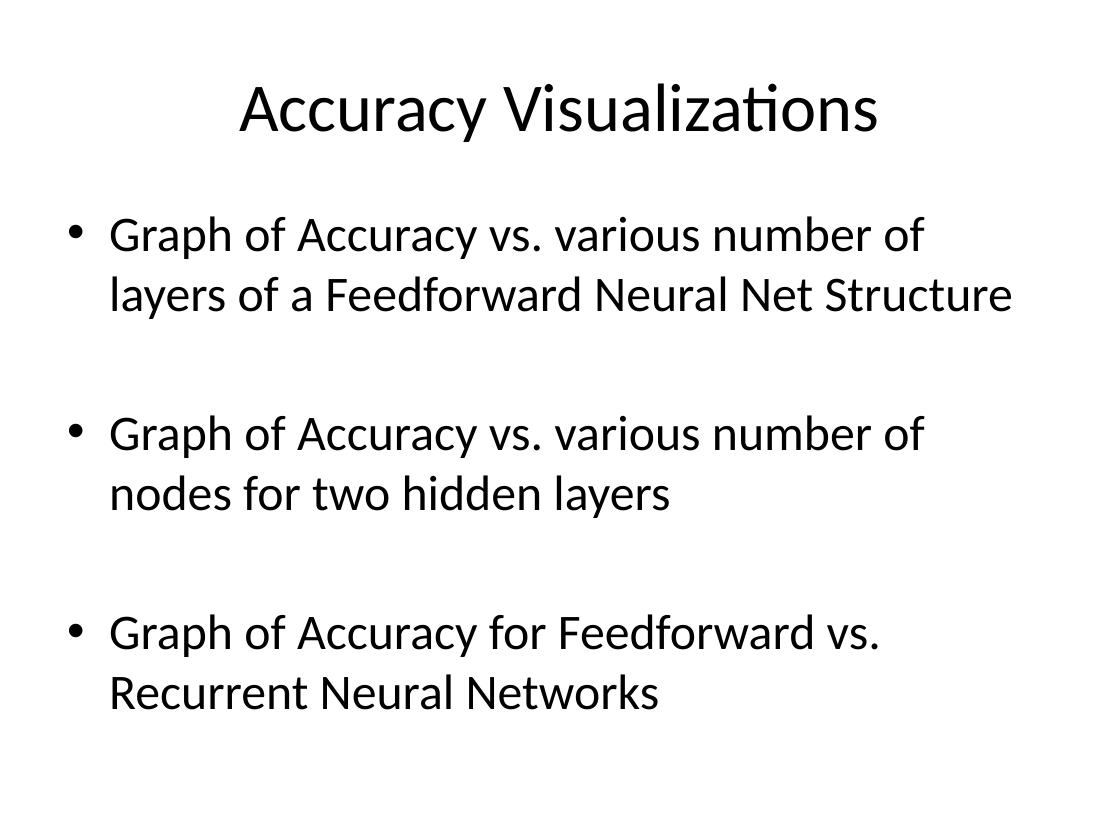
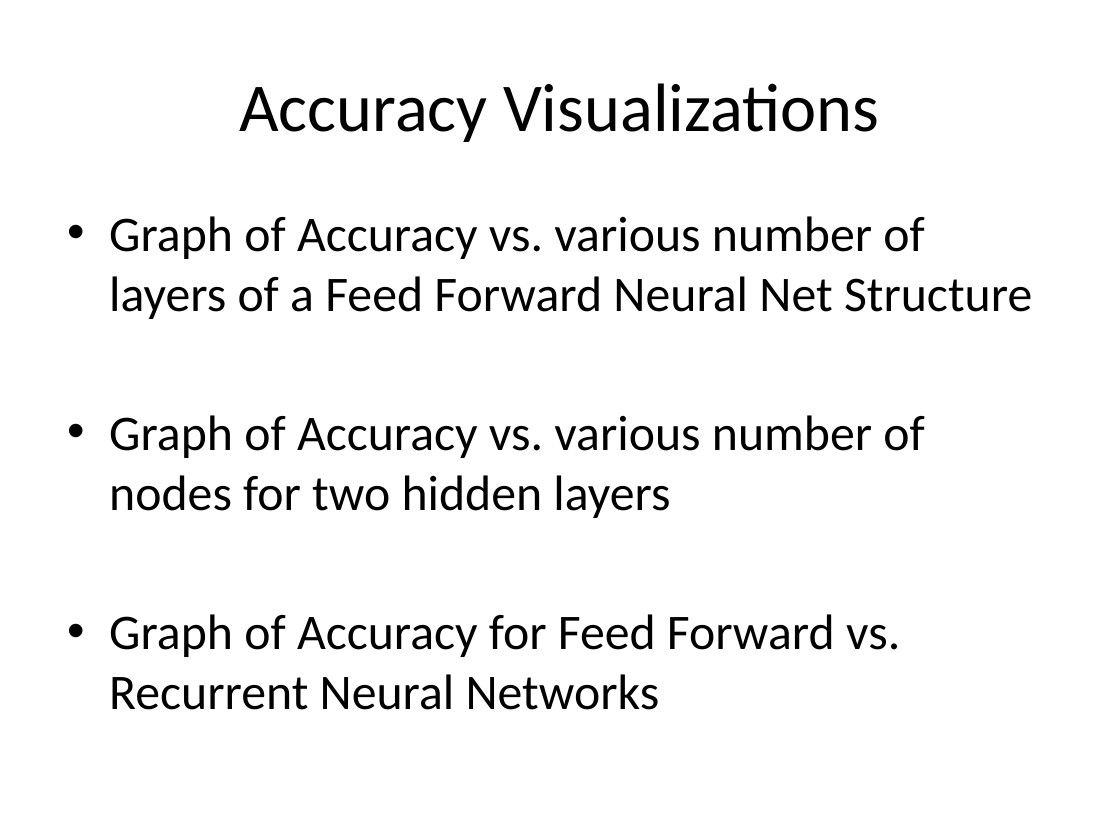
Before and after one commit to wilkung/Predicting_Markets_with_Neural_Nets, a slide deck: slide 11 of Kojack_Presentation.pptx (slide 7 before the commit). Drawn at 1120x840 pixels with LibreOffice and Linux fonts; fonts in the diff are those of the drawing. Boxes give left, top, right and bottom in pixels: in the first picture for what was removed or moved away, otherwise in the second. Text is boxed around its words. In the diff, an @@ line names an element or a change of style, - is before the commit and + after.

```diff
--- a/Kojack_Presentation.pptx
+++ b/Kojack_Presentation.pptx
@@ text at [109, 216, 1032, 319]: text changed @@
-• Graph of Accuracy vs. various number of layers of a Feedforward Neural Net Structure
+• Graph of Accuracy vs. various number of layers of a Feed Forward Neural Net Structure
@@ text at [109, 614, 900, 710]: text changed @@
-• Graph of Accuracy for Feedforward vs. Recurrent Neural Networks
+• Graph of Accuracy for Feed Forward vs. Recurrent Neural Networks
```
Also in this commit, not shown: 5 other slides changed, 11 slides added, 1 slide removed, 15 other files.
